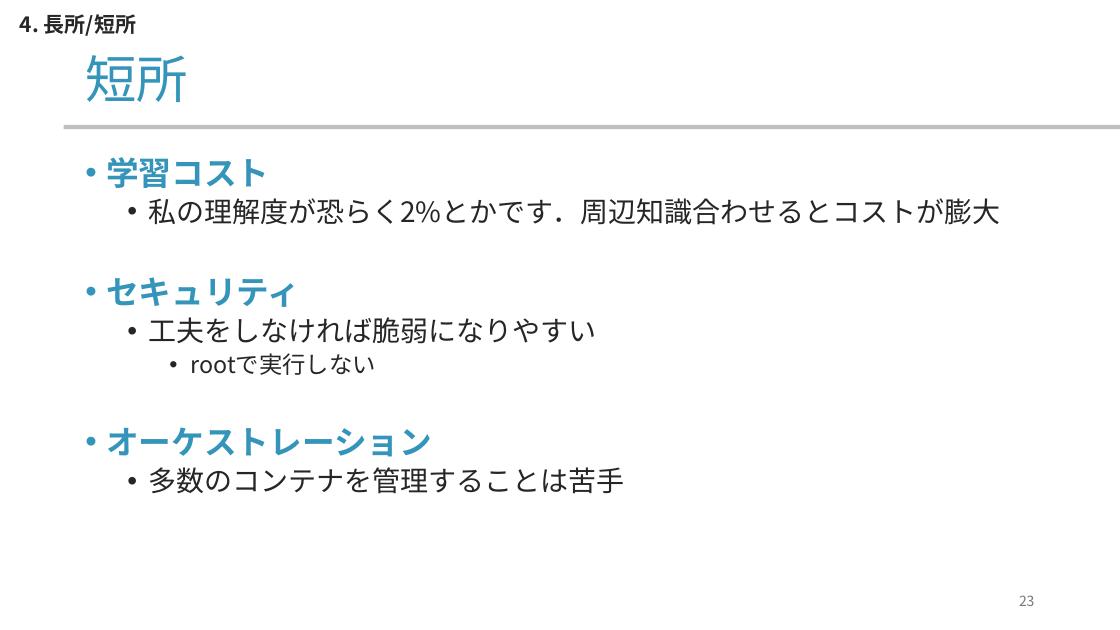
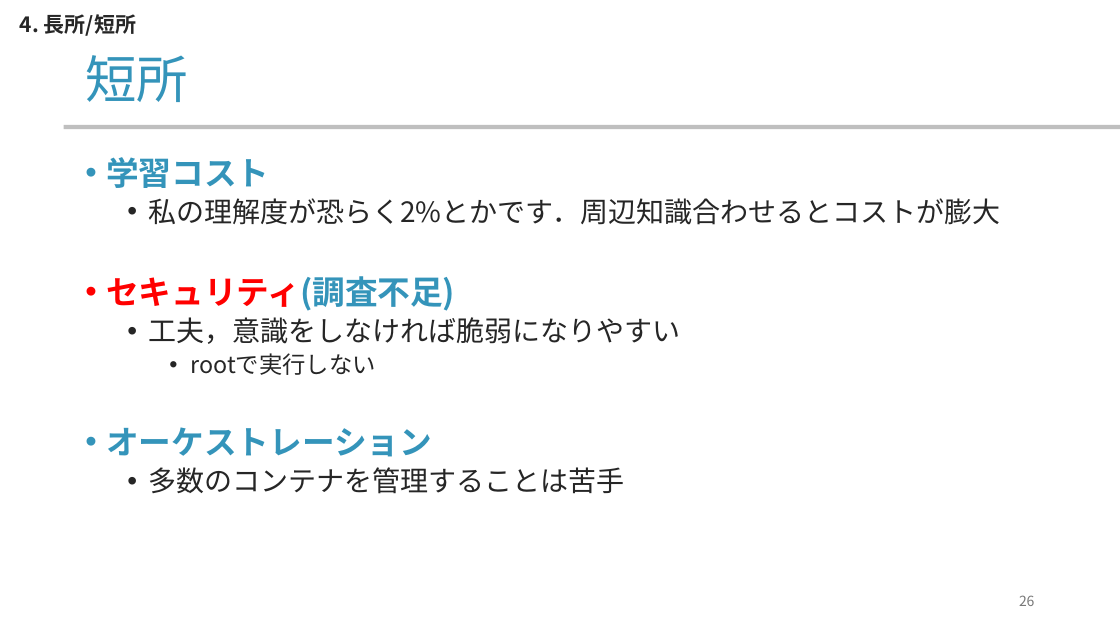
Before and after one commit to yamada-ai/java-prac, a slide deck: slide 26 of docker-container.pptx (slide 23 before the commit). Drawn at 1120x630 pixels with LibreOffice and Linux fonts; fonts in the diff are those of the drawing; background and template pictures are left out. Boxes give left, top, right and bottom in pixels: in the first picture for what was removed or moved away, otherwise in the second. Text is boxed around its words. In the diff, an @@ line names an element or a change of style, - is before the commit and + after.

```diff
--- a/docker-container.pptx
+++ b/docker-container.pptx
@@ text at (x1=106, y1=276, x2=680, y2=344): text changed @@
-• セキュリティ
-  • 工夫をしなければ脆弱になりやすい
+• セキュリティ(調査不足)
+  • 工夫，意識をしなければ脆弱になりやすい
@@ page number at (x1=1019, y1=595, x2=1035, y2=606): text changed @@
-23
+26
```
Also in this commit, not shown: 13 other slides changed, 5 slides added, 1 slide removed.
